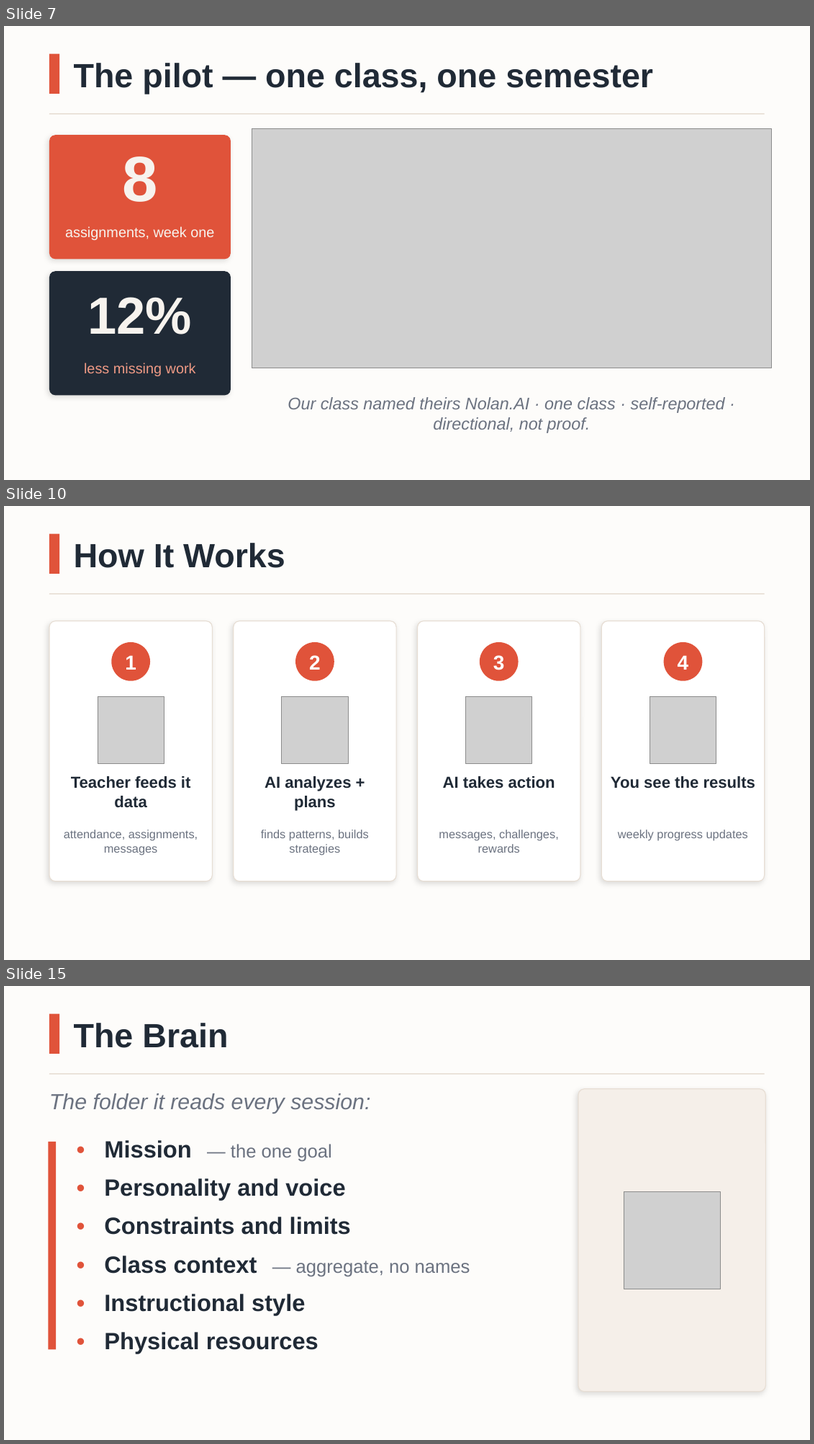
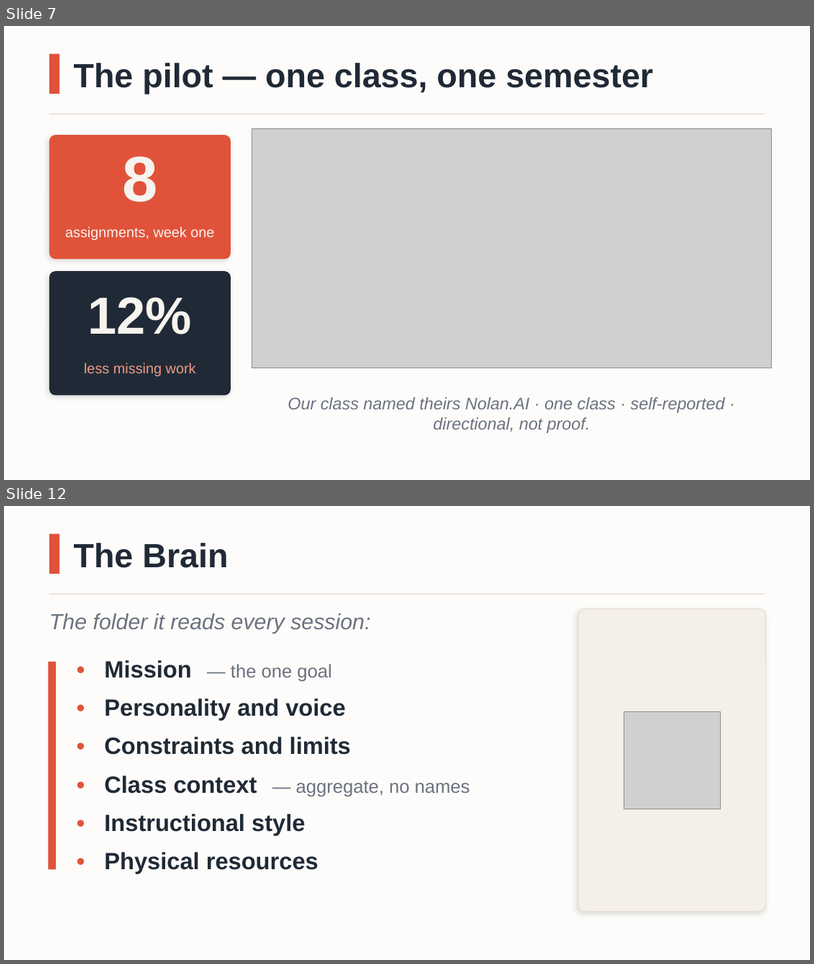
Before and after one commit to mattnupen/My-Classroom-Assistant, a slide deck: docs/MyClassroomAIbot-Overview-Coral.pptx. Shown one above the other, each under a label of ours: slides 7, 10 and 15 before the commit, slides 7 and 12 after it; the slides between them are not shown. The pictures are 814x1444 and 814x964 pixels, drawn with LibreOffice and Linux fonts; fonts in the diff are those of the drawing; grey boxes stand for pictures. Boxes give left, top, right and bottom in pixels: in the first picture for what was removed or moved away, otherwise in the second. Text is boxed around its words. In the diff, an @@ line names an element or a change of style, - is before the commit and + after.

```diff
--- a/docs/MyClassroomAIbot-Overview-Coral.pptx
+++ b/docs/MyClassroomAIbot-Overview-Coral.pptx
@@ slide 10 removed at (x1=4, y1=506, x2=810, y2=960), background #FDFCFA @@
@@ rectangle removed at (x1=49, y1=534, x2=59, y2=574) @@
@@ text removed at (x1=74, y1=543, x2=286, y2=568) @@
-How It Works
@@ line removed from (49, 594) to (765, 594) @@
@@ rounded rectangle removed at (x1=49, y1=621, x2=212, y2=881) @@
@@ rounded rectangle removed at (x1=233, y1=621, x2=396, y2=881) @@
@@ rounded rectangle removed at (x1=418, y1=621, x2=581, y2=881) @@
@@ rounded rectangle removed at (x1=602, y1=621, x2=764, y2=881) @@
@@ ellipse removed at (x1=112, y1=642, x2=150, y2=681) @@
@@ text removed at (x1=125, y1=655, x2=136, y2=669) @@
-1
@@ ellipse removed at (x1=296, y1=642, x2=334, y2=681) @@
@@ text removed at (x1=309, y1=655, x2=321, y2=669) @@
-2
@@ ellipse removed at (x1=480, y1=642, x2=519, y2=681) @@
@@ text removed at (x1=494, y1=655, x2=505, y2=670) @@
-3
@@ ellipse removed at (x1=664, y1=642, x2=702, y2=681) @@
@@ text removed at (x1=678, y1=655, x2=689, y2=669) @@
-4
@@ picture removed at (x1=98, y1=697, x2=165, y2=763) @@
@@ picture removed at (x1=282, y1=697, x2=348, y2=763) @@
@@ picture removed at (x1=466, y1=697, x2=532, y2=763) @@
@@ picture removed at (x1=650, y1=697, x2=717, y2=763) @@
@@ text removed at (x1=71, y1=776, x2=191, y2=808) @@
-Teacher feeds it data
@@ text removed at (x1=265, y1=776, x2=351, y2=811) @@
-AI analyzes + plans
@@ text removed at (x1=443, y1=776, x2=556, y2=788) @@
-AI takes action
@@ text removed at (x1=611, y1=776, x2=756, y2=788) @@
-You see the results
@@ text removed at (x1=64, y1=829, x2=198, y2=854) @@
-attendance, assignments, messages
@@ text removed at (x1=261, y1=829, x2=369, y2=854) @@
-finds patterns, builds strategies
@@ text removed at (x1=439, y1=829, x2=559, y2=852) @@
-messages, challenges, rewards
@@ text removed at (x1=618, y1=829, x2=748, y2=841) @@
-weekly progress updates
@@ what was slide 15 is now slide 12 @@
```
Also in this commit, not shown: 5 slides added, 7 other slides removed, 15 other files.
